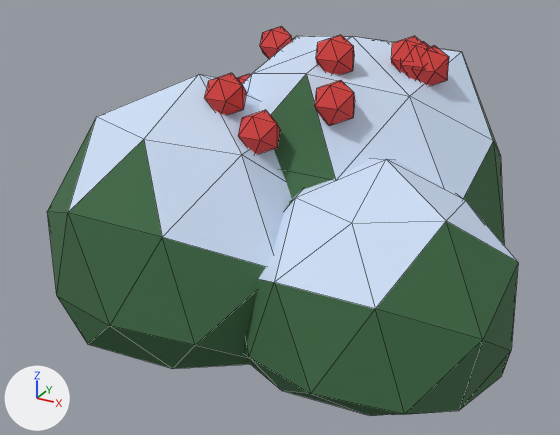
An edit to the Blender file winter-survival/blender/sources/berry_bush.blend, drawn before and after from the same camera.
Camera for both pictures: a camera (50 mm lens) standing at (0.712, -1.435, 0.859) and looking at (-0.041, -0.066, 0.175). The lights are fixed; the arrows at lower left show +X, +Y and +Z. The picture after the commit comes second. Mesh edges are drawn as thin lines.

The scene before the commit, as lines of its bpy script (objects in view):
```python
me_berries = bpy.data.meshes.new('Berries')
me_berries.from_pydata(...)  # 120 vertices, 200 faces; spans x -0.304..0.265, y -0.261..0.249, z 0.298..0.575
me_berries.materials.append(mat_palette_vcol)
me_bush = bpy.data.meshes.new('Bush')
me_bush.from_pydata(...)  # 126 vertices, 182 faces; spans x -0.5..0.5, y -0.5..0.5, z 0.0..0.55
me_bush.materials.append(mat_palette_vcol)
ob_berries = bpy.data.objects.new('Berries', me_berries)
ob_berries.parent = ob_bush
ob_berries.location = (0.0, 0.0, 0.0)
ob_bush = bpy.data.objects.new('Bush', me_bush)
ob_bush.location = (0.0, 0.0, 0.0)
```
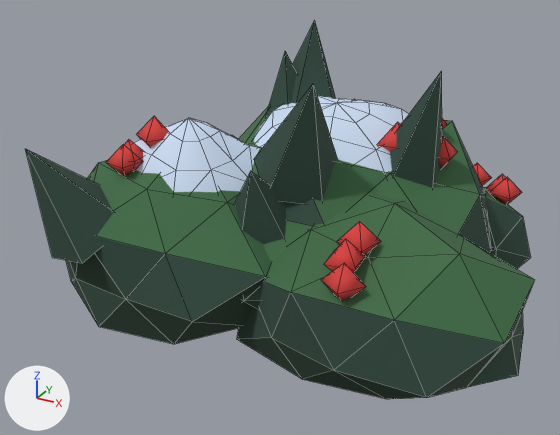
Diff of the bpy script that builds the scene:
```diff
--- a/winter-survival/blender/sources/berry_bush.blend.py
+++ b/winter-survival/blender/sources/berry_bush.blend.py
@@ me_bush @@
 # used by ob_bush; location = (0.0, 0.0, 0.0)
-me_bush.from_pydata(...)  # 126 vertices, 182 faces; spans x -0.5..0.5, y -0.5..0.5, z 0.0..0.55
+me_bush.from_pydata(...)  # 266 vertices, 377 faces; spans x -0.539..0.515, y -0.421..0.502, z -0.02..0.561
+# me_bush part 1: the loose piece of 39 vertices spanning x -0.306..0.413, y -0.319..0.5, z 0.0..0.55 is rebuilt with 39 vertices and now spans x -0.353..0.394, y -0.322..0.475, z -0.02..0.363
+# me_bush part 2: the loose piece of 35 vertices spanning x -0.5..0.183, y -0.5..0.187, z 0.0..0.501 is rebuilt with 39 vertices and now spans x -0.539..0.117, y -0.393..0.175, z -0.02..0.354
+# me_bush part 3: the loose piece of 35 vertices spanning x -0.038..0.5, y -0.462..0.117, z 0.0..0.388 is rebuilt with 39 vertices and now spans x -0.029..0.515, y -0.381..0.13, z -0.02..0.285
+# me_bush part 4
+# 16 vertices are removed from x -0.334..0.367, y -0.368..0.303, z 0.0
+# 149 vertices are added at x -0.426..0.44, y -0.421..0.502, z -0.02..0.561
+# 177 new faces join them
+# other edits to the shape of me_bush do not show in these pictures
 me_bush.materials.append(mat_palette_vcol)
@@ me_berries @@
 # used by ob_berries; parent = ob_bush; location = (0.0, 0.0, 0.0)
-me_berries.from_pydata(...)  # 120 vertices, 200 faces; spans x -0.304..0.265, y -0.261..0.249, z 0.298..0.575
+me_berries.from_pydata(...)  # 96 vertices, 128 faces; spans x -0.334..0.395, y -0.381..0.388, z 0.146..0.416
+# me_berries part 5: 84 vertices removed from x -0.124..0.265, y -0.261..0.112, z 0.38..0.575; 24 vertices added at x 0.146..0.291, y 0.006..0.178, z 0.292..0.416
+# me_berries part 6: 36 vertices removed from x -0.304..-0.144, y 0.106..0.249, z 0.298..0.536; 18 vertices added at x -0.178..-0.009, y 0.271..0.388, z 0.197..0.351
+# me_berries part 7: 18 vertices added at x -0.334..-0.232, y -0.291..-0.142, z 0.281..0.403
+# me_berries part 8: 18 vertices added at x 0.182..0.275, y -0.381..-0.206, z 0.174..0.29
+# me_berries part 9: 18 vertices added at x 0.25..0.395, y 0.26..0.348, z 0.146..0.239
+# me_berries part 10: the surface is now shaded smooth
 me_berries.materials.append(mat_palette_vcol)
```

Where the change shows, as pixel boxes [x1, y1, x2, y2] in the pictures (560 x 435 px; the box of a moved part takes in the faces that stretch with it):
'Bush', reshaped (8% wider)
    before: [47, 36, 518, 415]
    after: [26, 20, 534, 399]
'Berries', reshaped (70% wider, 57% taller)
    before: [205, 26, 449, 154]
    after: [106, 99, 522, 301]
part 1 of me_bush, rebuilt
    before: [242, 36, 504, 245]
    after: [239, 106, 493, 311]
part 2 of me_bush, rebuilt (16% narrower, 29% shorter)
    before: [47, 74, 292, 369]
    after: [66, 135, 272, 344]
part 3 of me_bush, rebuilt (8% wider, 21% shorter)
    before: [243, 158, 518, 415]
    after: [237, 195, 534, 399]
part 4 of me_bush, cut back (green)
    after: [26, 20, 531, 269]
part 5 of me_berries, cut back
    before: [205, 35, 449, 154]
    after: [377, 119, 458, 168]
part 6 of me_berries, moved or reshaped (not visible afterwards)
    before: [237, 26, 292, 83]
part 7 of me_berries, added (red)
    after: [106, 116, 169, 176]
part 8 of me_berries, added (red)
    after: [321, 221, 381, 301]
part 9 of me_berries, added (red)
    after: [473, 163, 522, 205]
